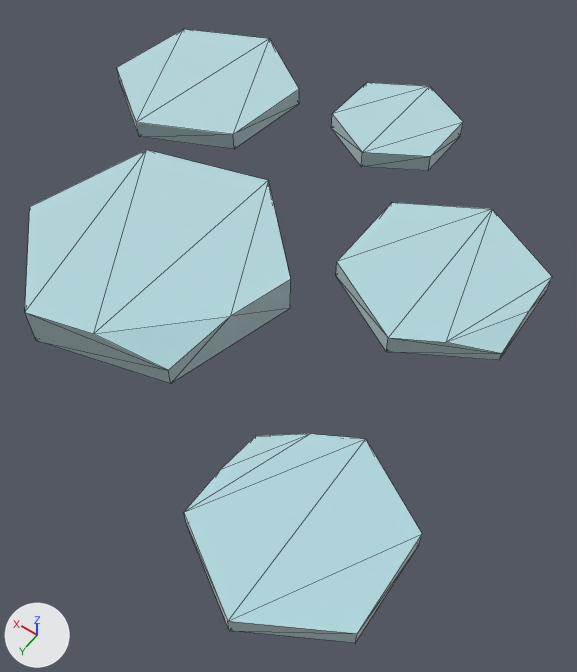
The glTF model public/models/nf2/nature/path_stoneCorner.glb as it was, and as the next commit left it.
One viewpoint serves both versions: a 50 mm lens placed at (-0.551, 0.462, 0.669), pointed at (-0.199, -0.03, -0.104). Lighting does not change. The marker at lower left points along +X, +Y and +Z. The older version comes first. Mesh edges are drawn as thin lines. Where no turn or scale is listed for an object, it has been applied to the vertices.

Names of what the first picture shows: 'path_stoneCorner'.
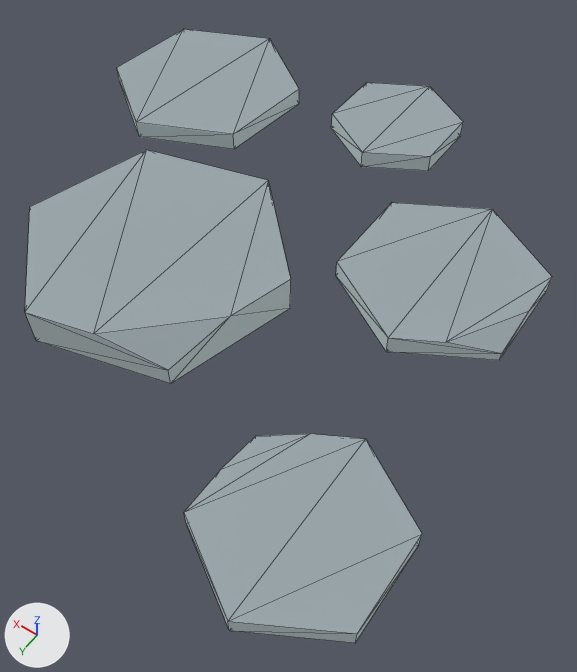
The edits, one by one:
In material 'stone' (mat_stone), metallic goes from 1.0 to 0.0.
Material 'stone' (mat_stone) changes colour from pale blue #ddf2f5 to grey #9aa6ab; in linear values from (0.722, 0.886, 0.91) to (0.323, 0.381, 0.407).
Object 'tmpParent' (ob_tmpparent) is deleted.

Changed parts and their boxes [x1, y1, x2, y2] in the pictures (577 x 672 px):
'path_stoneCorner', recoloured, surface changed (pale blue to grey)
    both: [25, 29, 552, 643]
